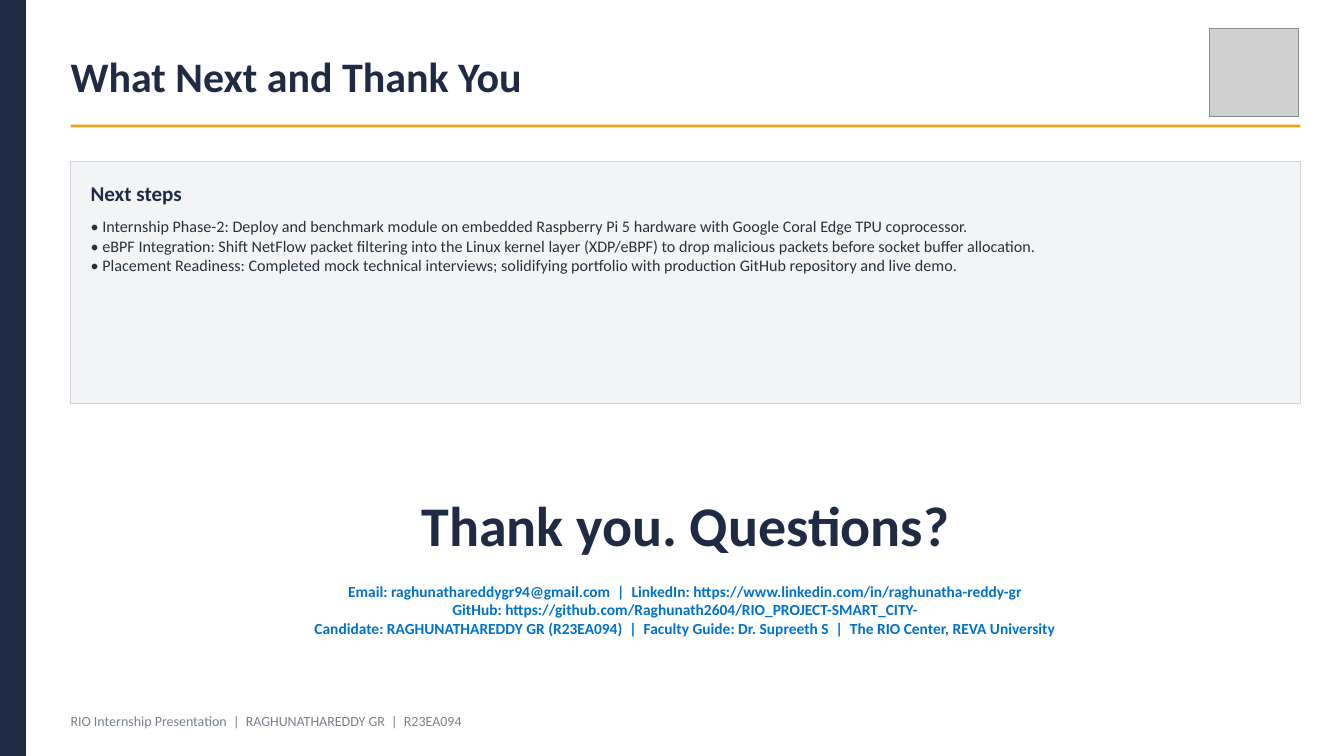
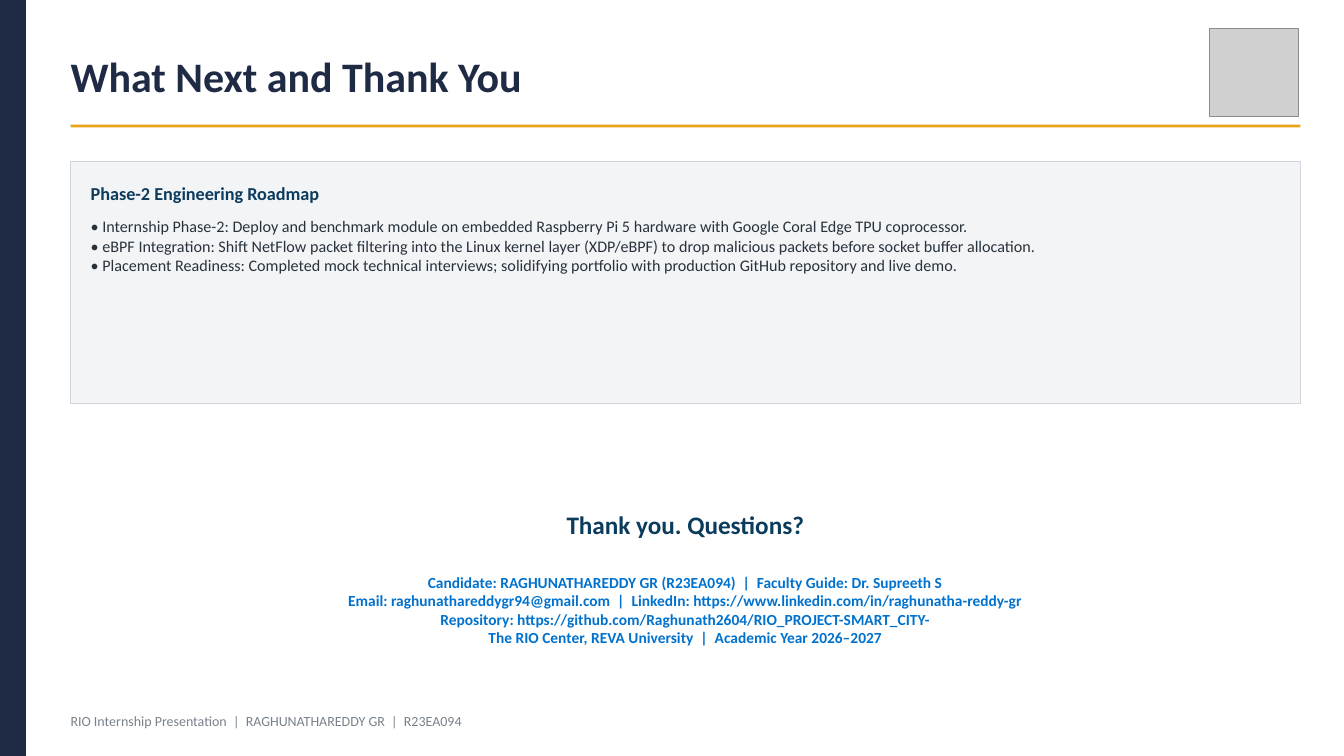
Before and after one commit to Raghunath2604/RIO_PROJECT-SMART_CITY-, a slide deck: slide 8 of docs/RIO_Internship_Presentation_R23EA094.pptx. Drawn at 1344x756 pixels with LibreOffice and Linux fonts; fonts in the diff are those of the drawing; grey boxes stand for pictures. Boxes give left, top, right and bottom in pixels: in the first picture for what was removed or moved away, otherwise in the second. Text is boxed around its words. In the diff, an @@ line names an element or a change of style, - is before the commit and + after.

```diff
--- a/docs/RIO_Internship_Presentation_R23EA094.pptx
+++ b/docs/RIO_Internship_Presentation_R23EA094.pptx
@@ text at [91,187,319,203]: text changed; size 15 to 13 pt; text colour #1F2A44 to #0B3C5D @@
-Next steps
+Phase-2 Engineering Roadmap
@@ text "Thank you. Questions?" at [567,516,804,538]: size 40 to 18 pt, text colour #1F2A44 to #0B3C5D @@
@@ text at [348,576,1021,646]: text changed @@
-Email: raghunathareddygr94@gmail.com | LinkedIn: https://www.linkedin.com/in/raghunatha-reddy-gr
-GitHub: https://github.com/Raghunath2604/RIO_PROJECT-SMART_CITY-
-Candidate: RAGHUNATHAREDDY GR (R23EA094) | Faculty Guide: Dr. Supreeth S | The RIO Center, REVA University
+Candidate: RAGHUNATHAREDDY GR (R23EA094) | Faculty Guide: Dr. Supreeth S
+Email: raghunathareddygr94@gmail.com | LinkedIn: https://www.linkedin.com/in/raghunatha-reddy-gr
+Repository: https://github.com/Raghunath2604/RIO_PROJECT-SMART_CITY-
+The RIO Center, REVA University | Academic Year 2026–2027
```
Also in this commit, not shown: 5 other slides changed, 9 other files.
